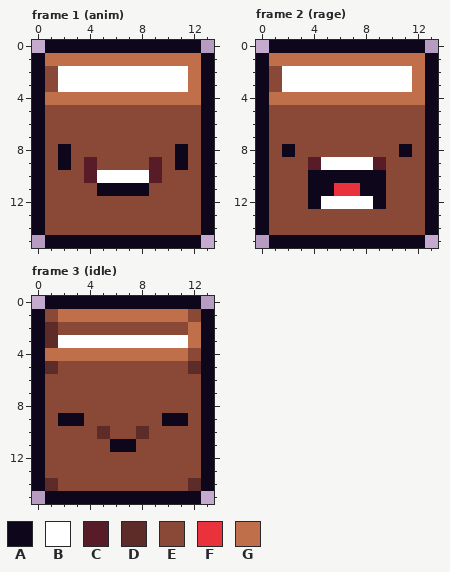
Two versions of one pixel-art file, BurningKnight/Content/Animations/book.ase. The picture above is the old version.
14x16 pixels, 4 frames. Shown: frame 1 (anim), frame 2 (rage), frame 3 (idle). The commit also changed other frames, which this record leaves out.
Palette (. is transparent): A #0e071b  B #ffffff  C #571c27  D #5d2c28  E #8a4836  F #ea323c  G #bf6f4a
Pixels before, frame 1 (anim), first column x 0:
 0 .AAAAAAAAAAAA.
 1 AGGGGGGGGGGGGA
 2 AEBBBBBBBBBBGA
 3 AEBBBBBBBBBBGA
 4 AGGGGGGGGGGGGA
 5 AEEEEEEEEEEEEA
 6 AEEEEEEEEEEEEA
 7 AEEEEEEEEEEEEA
 8 AEAEEEEEEEEAEA
 9 AEAECEEEECEAEA
10 AEEECBBBBCEEEA
11 AEEEEAAAAEEEEA
12 AEEEEEEEEEEEEA
13 AEEEEEEEEEEEEA
14 AEEEEEEEEEEEEA
15 .AAAAAAAAAAAA.
Pixels before, frame 2 (rage), first column x 0:
 0 .AAAAAAAAAAAA.
 1 AGGGGGGGGGGGGA
 2 AEBBBBBBBBBBGA
 3 AEBBBBBBBBBBGA
 4 AGGGGGGGGGGGGA
 5 AEEEEEEEEEEEEA
 6 AEEEEEEEEEEEEA
 7 AEEEEEEEEEEEEA
 8 AEAEEEEEEEEAEA
 9 AEEECBBBBCEEEA
10 AEEEAAAAAAEEEA
11 AEEEAAFFAAEEEA
12 AEEEABBBBAEEEA
13 AEEEEEEEEEEEEA
14 AEEEEEEEEEEEEA
15 .AAAAAAAAAAAA.
Pixels before, frame 3 (idle), first column x 0:
 0 .AAAAAAAAAAAA.
 1 AEGGGGGGGGGGEA
 2 ADEEEEEEEEEEGA
 3 ADBBBBBBBBBBGA
 4 AGGGGGGGGGGGEA
 5 ADEEEEEEEEEEDA
 6 AEEEEEEEEEEEEA
 7 AEEEEEEEEEEEEA
 8 AEEEEEEEEEEEEA
 9 AEAAEEEEEEAAEA
10 AEEEEDEEDEEEEA
11 AEEEEEAAEEEEEA
12 AEEEEEEEEEEEEA
13 AEEEEEEEEEEEEA
14 ADEEEEEEEEEEDA
15 .AAAAAAAAAAAA.
The same view after the edit:
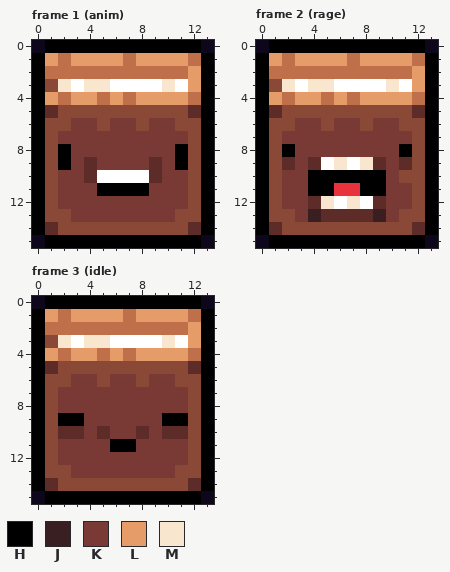
Colours new in this view: H #000000  J #391f21  K #793935  L #e69c69  M #f9e6cf
Edits made:
Changed rows in their new state; - is an unchanged pixel.
Frame 1 (anim):
first column x 0:
 0 AHHHHHHHHHHHHA
 1 HL-LLLL-LLLL-H
 2 HGGGGGGGGGGGLH
 3 H-M-MM----M-LH
 4 HL-LL-L-LLLL-H
 5 HD----------DH
 6 H--KK-KK-KK--H
 7 H-KKKKKKKKKK-H
 8 H-HKKKKKKKKH-H
 9 H-HKDKKKKDKH-H
10 H-KKD----DKK-H
11 H-KKKHHHHKKK-H
12 H-KKKKKKKKKK-H
13 H--KKKKKKKK--H
14 HD----------DH
15 AHHHHHHHHHHHHA
Frame 2 (rage):
first column x 0:
 0 AHHHHHHHHHHHHA
 1 HL-LLLL-LLLL-H
 2 HGGGGGGGGGGGLH
 3 H-M-MM----M-LH
 4 HL-LL-L-LLLL-H
 5 HD----------DH
 6 H--KK-KK-KK--H
 7 H-KKKKKKKKKK-H
 8 H-HKKKKKKKKH-H
 9 H-DKD-M-MDKD-H
10 H-KKHHHHHHK--H
11 H-KKHH--HHKK-H
12 H-KKDM-M-DKK-H
13 H--KJDDDDJK--H
14 HD----------DH
15 AHHHHHHHHHHHHA
Frame 3 (idle):
first column x 0:
 0 AHHHHHHHHHHHHA
 1 HL-LLLL-LLLLGH
 2 HGGGGGGGGGGGLH
 3 HEM-MM----M-LH
 4 HL-LL-L-LLLLGH
 5 H------------H
 6 H--KK-KK-KK--H
 7 H-KKKKKKKKKK-H
 8 H-KKKKKKKKKK-H
 9 H-HHKKKKKKHH-H
10 H-DDK-KK-KDD-H
11 H-KKKKHHKKKK-H
12 H-KKKKKKKKKK-H
13 H--KKKKKKKK--H
14 H------------H
15 AHHHHHHHHHHHHA
Where, in picture pixels (left, top, right, bottom), the same in both pictures:
changed: (32, 40, 214, 248)
changed: (256, 40, 438, 248)
changed: (32, 296, 214, 504)
